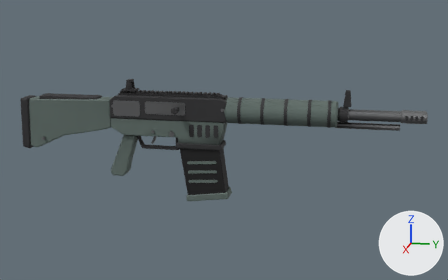
Renders of the glTF model assets/models/weapons/atlas_auto.glb from each side of a commit.
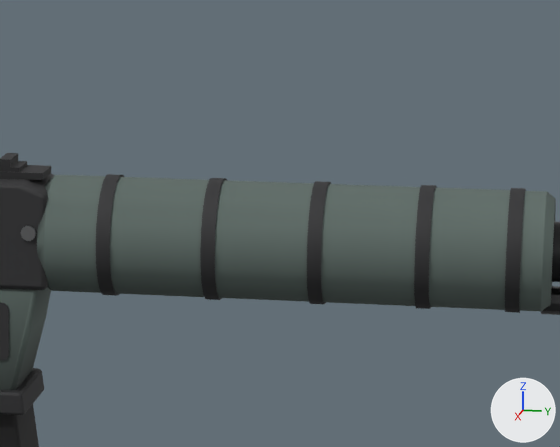
The first picture shows the older version from a 50 mm camera at (1.586, 0.466, 0.34) aimed at (0.008, 0.15, -0.055). The close-ups show the older and then the newer version on the part from 48% to 76% of the width and 21% to 56% of the height of that picture. Only the edits that show in the close-ups are written down. Lighting does not change. The marker at lower right points along +X, +Y and +Z. Where no turn or scale is listed for an object, it has been applied to the vertices. Vertices at exactly the same position are counted once.

The first close-up shows 'Barrel', 'Handguard', 'Magazine', 'Receiver'.
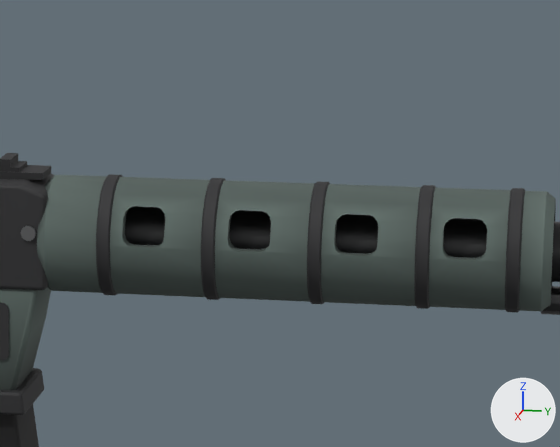
Location of each change, (x1, y1, x2, y2) in pixels of the close-ups (560 x 447 px):
part 1 of me_barrel, added: after (125, 206, 560, 282)
part 2 of me_handguard, cut back: before (100, 174, 520, 313); after (99, 175, 523, 313)

The change in detail:
me_barrel is used by ob_barrel; location (0.0, 0.44, 0.025).
me_barrel had 480 vertices, 912 faces and spanned x -0.02..0.02, y 0.0..0.224, z -0.036..0.02.
me_barrel now has 584 vertices, 1188 faces and spans x -0.02..0.02, y -0.28..0.223, z -0.036..0.02.
me_barrel part 1: 20 vertices added at x -0.017..0.017, y -0.28, z -0.017..0.017.
Other edits to the shape of me_barrel do not show in these pictures.
me_handguard is used by ob_handguard; location (0.0, 0.16, 0.025).
me_handguard had 280 vertices, 536 faces and spanned x -0.035..0.035, y -0.005..0.285, z -0.035..0.035.
me_handguard now has 856 vertices, 1744 faces and spans x -0.035..0.035, y -0.005..0.285, z -0.035..0.035.
me_handguard part 2: 200 vertices removed from x -0.035..0.035, y 0.03..0.268, z -0.035..0.035; 776 vertices added at x -0.035..0.035, y -0.005..0.285, z -0.035..0.035.
